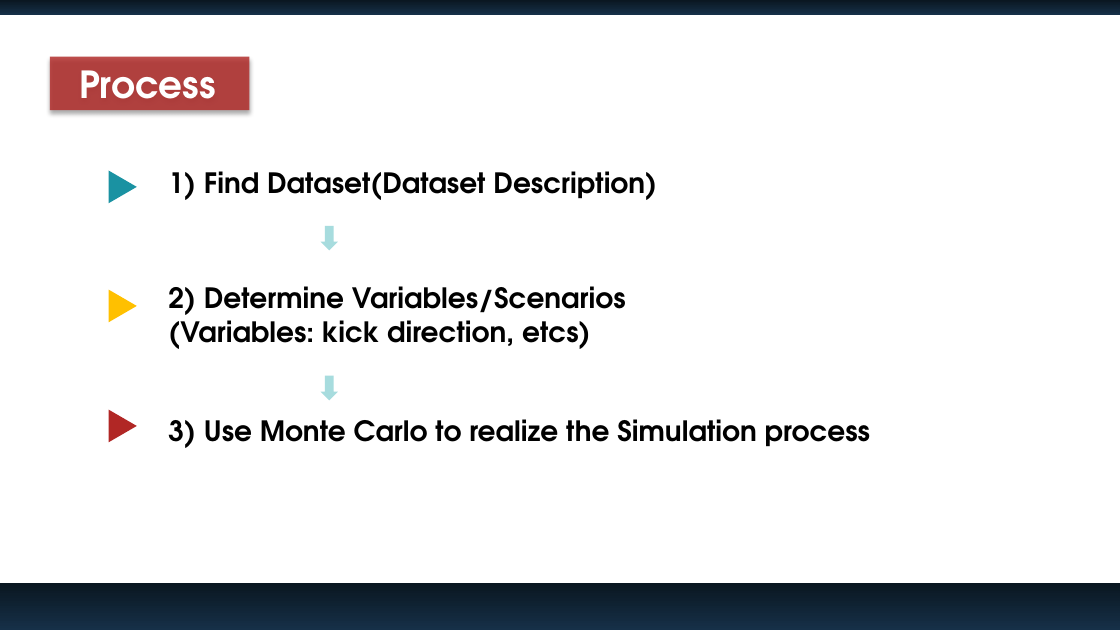
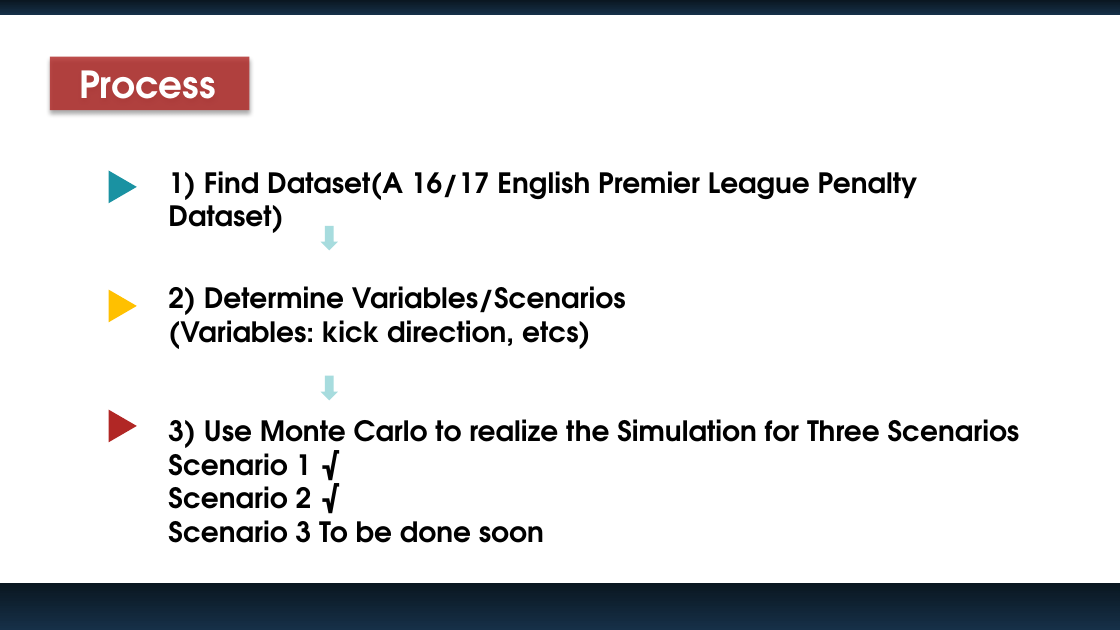
Before and after one commit to saloneeshah/Final-Project, a slide deck: slide 5 of Goalkeepr Success Rate Slide.pptx. Drawn at 1120x630 pixels with LibreOffice and Linux fonts; fonts in the diff are those of the drawing. Boxes give left, top, right and bottom in pixels: in the first picture for what was removed or moved away, otherwise in the second. Text is boxed around its words. In the diff, an @@ line names an element or a change of style, - is before the commit and + after.

```diff
--- a/Goalkeepr Success Rate Slide.pptx
+++ b/Goalkeepr Success Rate Slide.pptx
@@ text at (168,171,918,200): text changed @@
-1) Find Dataset(Dataset Description)
+1) Find Dataset(A 16/17 English Premier League Penalty Dataset)
@@ text at (168,419,1020,543): text changed @@
-3) Use Monte Carlo to realize the Simulation process
+3) Use Monte Carlo to realize the Simulation for Three Scenarios
+Scenario 1 √
+Scenario 2 √
+Scenario 3 To be done soon
```
Also in this commit, not shown: 1 other slide changed, 2 slides added, 4 slides removed.
